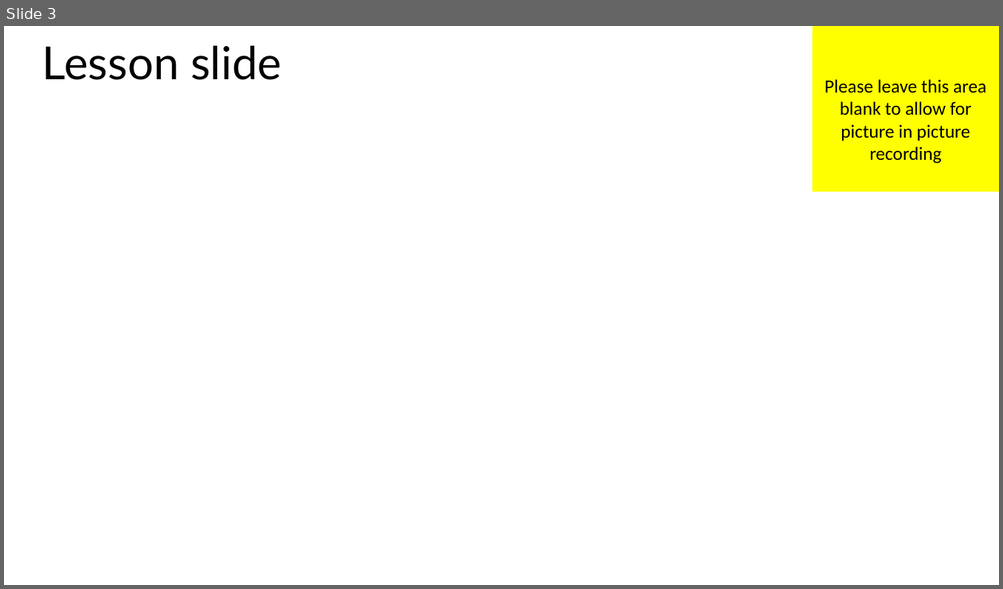
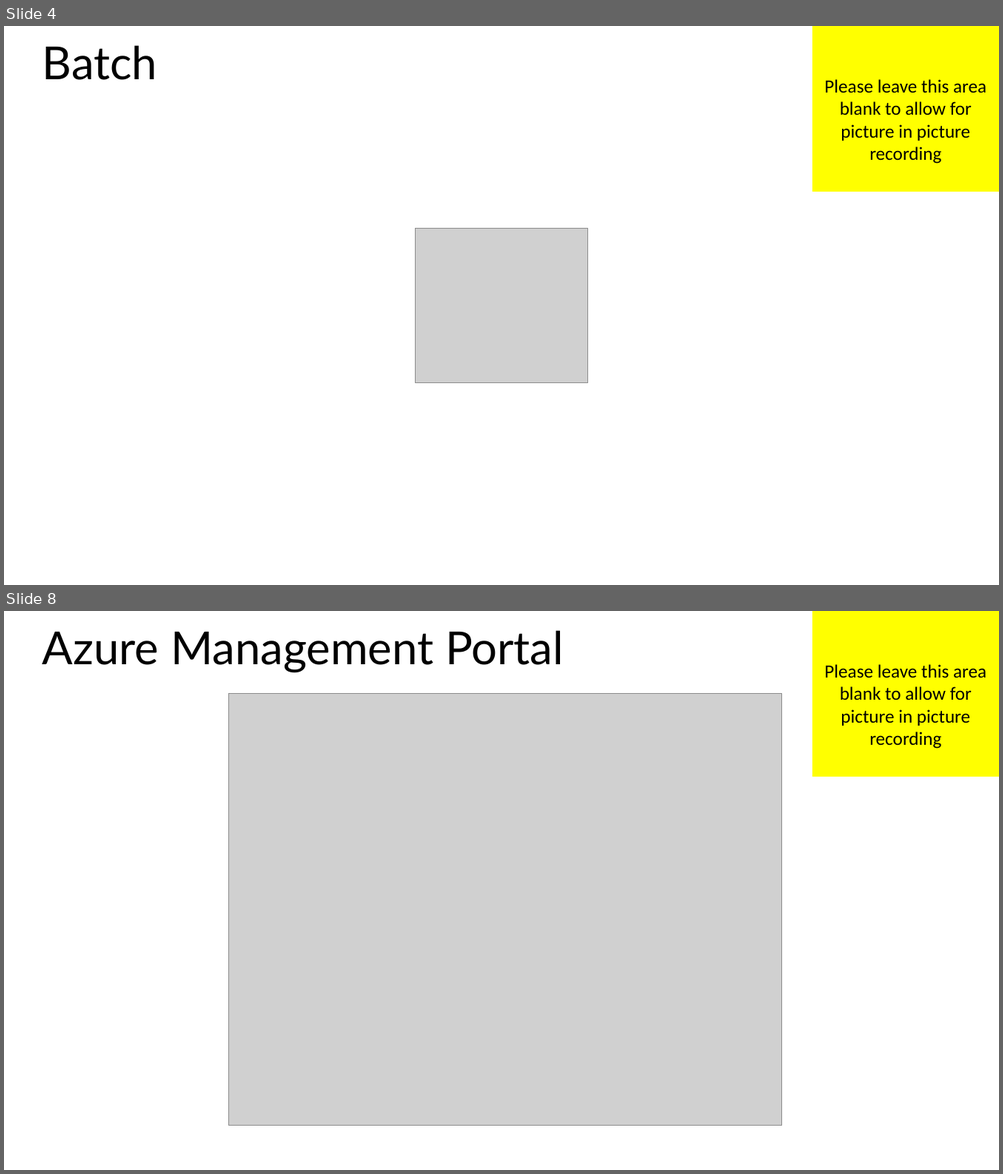
Before and after one commit to MisterJames/AzureImageProcessing, a slide deck: Presentation Materials/MVA-ApplicationsOnAzure-04.pptx. Shown one above the other, each under a label of ours: slide 3 before the commit, slides 4 and 8 after it; the slides between them are not shown. The pictures are 1003x589 and 1003x1174 pixels, drawn with LibreOffice and Linux fonts; fonts in the diff are those of the drawing; grey boxes stand for pictures. Boxes give left, top, right and bottom in pixels: in the first picture for what was removed or moved away, otherwise in the second. Text is boxed around its words. In the diff, an @@ line names an element or a change of style, - is before the commit and + after.

```diff
--- a/Presentation Materials/MVA-ApplicationsOnAzure-04.pptx
+++ b/Presentation Materials/MVA-ApplicationsOnAzure-04.pptx
@@ slide 8 added at <box>4,611,999,1170</box>, background #FFFFFF @@
@@ title added at <box>42,630,563,673</box>, 44 pt, text #000000 @@
+Azure Management Portal
@@ rectangle added at <box>812,611,999,777</box>, fill #FFFF00, 18 pt, text #000000 @@
+Please leave this area blank to allow for picture in picture recording
@@ picture added at <box>228,694,781,1126</box> @@
@@ what was slide 3 is now slide 4 @@
@@ slide 4 changed as well @@
@@ title at <box>42,45,157,80</box>: text changed @@
-Lesson slide
+Batch
@@ picture added at <box>415,228,586,383</box> @@
```
Also in this commit, not shown: 1 other slide changed, 14 other slides added, 1 slide removed, 33 other files.
